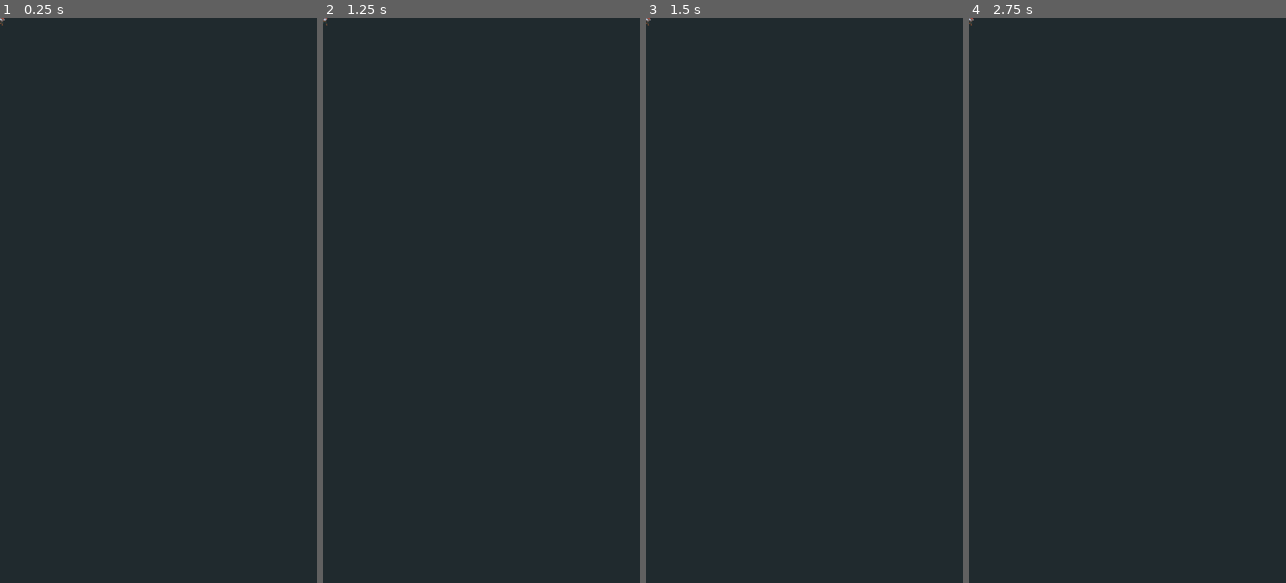
Above: before the commit, frames 1-4 (left to right).
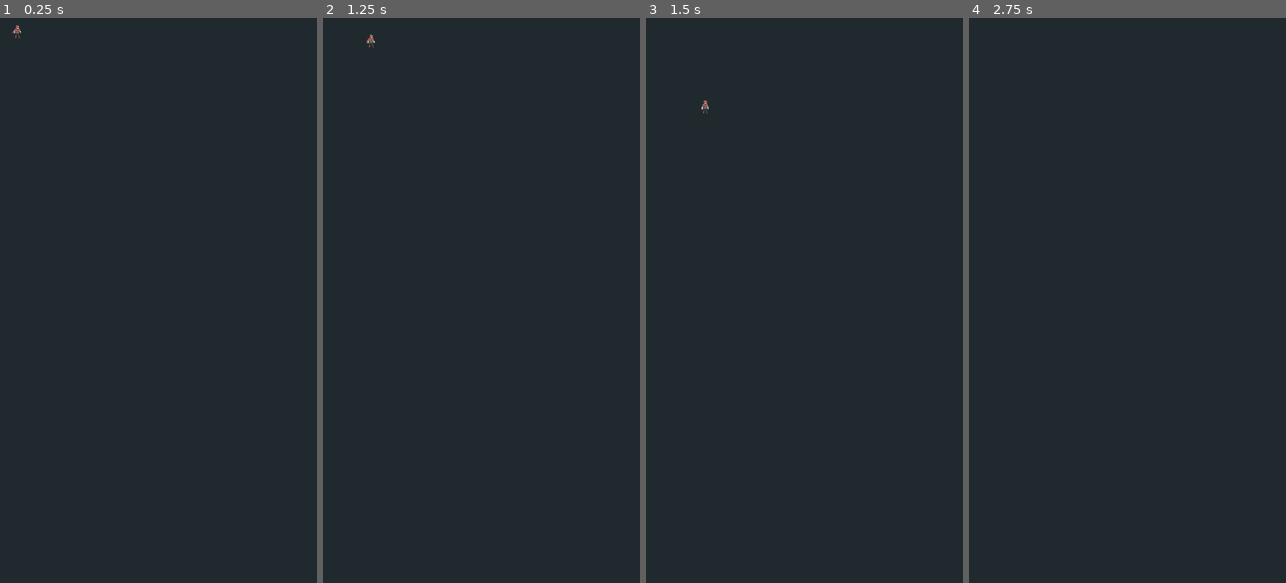
Above: after the commit, the same moments.

Repository: Unreal-Brasil/resgate
Game: Godot game, scene res://scenes/Level_001.tscn
The game is run twice, just before and just after one commit, with the same random seed, the same clock (stepped at 60 frames per second) and the same inputs.
Inputs:
- Up to frame 1 (0.25 s): no input
- Up to frame 2 (1.25 s): tap Enter at 0.5 s; hold Right (ui_right) from 0.53 s (still down); hold Up (ui_up) from 0.53 s (still down)
- Up to frame 3 (1.5 s): keep holding Right (ui_right); tap Space at 1.25 s; release Up (ui_up) at 1.28 s; tap Up (ui_up) at 1.35 s
- Up to frame 4 (2.75 s): tap Up (ui_up) at 1.52, 1.82 s; tap Enter at 2 s; release Right (ui_right) at 2.03 s; hold Left (ui_left) from 2.03 s (still down); hold Up (ui_up) from 2.03 s (still down)

The runs differ from the first frame. In frame 1, less than 0.1% of the frame differs, in the area x 0-7%, y 0-4%; in frame 2, less than 0.1%; in frame 3, less than 0.1%, in the area x 0-20%, y 0-17%; in frame 4, less than 0.1%.

Commit message:
Criação do jogador.

Diff:
--- a/players/Player.gd
+++ b/players/Player.gd
@@ -1,4 +1,11 @@
 extends KinematicBody2D
+
+export (int) var run_speed = 100
+export (int) var jump_speed = -400
+export (int) var gravity = 1200
+
+var velocity = Vector2()
+var jumping = false
 
 # Called when the node enters the scene tree for the first time.
 func _ready() -> void:
@@ -6,6 +13,28 @@
 	pass # Replace with function body.
 
 
-# Called every frame. 'delta' is the elapsed time since the previous frame.
-func _process(delta: float) -> void:
-	pass
+func _physics_process(delta: float) -> void:
+	get_input()
+	velocity.y += gravity * delta
+
+	if(jumping and is_on_floor()):
+		jumping = false
+
+	velocity = move_and_slide(velocity, Vector2(0,-1))
+
+func get_input():
+	velocity.x = 0
+
+	var right = Input.is_action_pressed("ui_right")
+	var left = Input.is_action_pressed("ui_left")
+	var jump = Input.is_action_pressed("ui_up")
+
+	if(jump and is_on_floor()):
+		jumping=true
+		velocity.y = jump_speed
+
+	if(right):
+		velocity.x += run_speed
+
+	if(left):
+		velocity.x -= run_speed
--- /dev/null
+++ b/players/Player.tscn
@@ -0,0 +1,51 @@
+[gd_scene load_steps=18 format=2]
+
+[ext_resource path="res://players/sprites/adventurer-idle-02.png" type="Texture" id=1]
+[ext_resource path="res://players/Player.gd" type="Script" id=2]
+[ext_resource path="res://players/sprites/adventurer-idle-01.png" type="Texture" id=3]
+[ext_resource path="res://players/sprites/adventurer-run-04.png" type="Texture" id=4]
+[ext_resource path="res://players/sprites/adventurer-jump-01.png" type="Texture" id=5]
+[ext_resource path="res://players/sprites/adventurer-run-05.png" type="Texture" id=6]
+[ext_resource path="res://players/sprites/adventurer-jump-02.png" type="Texture" id=7]
+[ext_resource path="res://players/sprites/adventurer-run-01.png" type="Texture" id=8]
+[ext_resource path="res://players/sprites/adventurer-jump-00.png" type="Texture" id=9]
+[ext_resource path="res://players/sprites/adventurer-run-02.png" type="Texture" id=10]
+[ext_resource path="res://players/sprites/adventurer-run-03.png" type="Texture" id=11]
+[ext_resource path="res://players/sprites/adventurer-idle-00.png" type="Texture" id=12]
+[ext_resource path="res://players/sprites/adventurer-run-00.png" type="Texture" id=13]
+[ext_resource path="res://players/sprites/adventurer-jump-03.png" type="Texture" id=14]
+[ext_resource path="res://players/sprites/adventurer-idle-03.png" type="Texture" id=15]
+
+[sub_resource type="SpriteFrames" id=1]
+animations = [ {
+"frames": [ ExtResource( 12 ), ExtResource( 3 ), ExtResource( 1 ), ExtResource( 15 ) ],
+"loop": true,
+"name": "idle",
+"speed": 5.0
+}, {
+"frames": [ ExtResource( 9 ), ExtResource( 5 ), ExtResource( 7 ), ExtResource( 14 ) ],
+"loop": true,
+"name": "jump",
+"speed": 5.0
+}, {
+"frames": [ ExtResource( 13 ), ExtResource( 8 ), ExtResource( 10 ), ExtResource( 11 ), ExtResource( 4 ), ExtResource( 6 ) ],
+"loop": true,
+"name": "run",
+"speed": 5.0
+} ]
+
+[sub_resource type="CapsuleShape2D" id=2]
+height = 7.18989
+
+[node name="Player" type="KinematicBody2D"]
+script = ExtResource( 2 )
+
+[node name="AnimatedSprite" type="AnimatedSprite" parent="."]
+frames = SubResource( 1 )
+animation = "idle"
+frame = 2
+playing = true
+
+[node name="CollisionShape2D" type="CollisionShape2D" parent="."]
+position = Vector2( 0, 3.55848 )
+shape = SubResource( 2 )
--- a/project.godot
+++ b/project.godot
@@ -28,6 +28,36 @@
 window/stretch/mode="2d"
 window/stretch/aspect="keep"
 
+[input]
+
+ui_left={
+"deadzone": 0.5,
+"events": [ Object(InputEventKey,"resource_local_to_scene":false,"resource_name":"","device":0,"alt":false,"shift":false,"control":false,"meta":false,"command":false,"pressed":false,"scancode":16777231,"unicode":0,"echo":false,"script":null)
+, Object(InputEventJoypadButton,"resource_local_to_scene":false,"resource_name":"","device":0,"button_index":14,"pressure":0.0,"pressed":false,"script":null)
+, Object(InputEventKey,"resource_local_to_scene":false,"resource_name":"","device":0,"alt":false,"shift":false,"control":false,"meta":false,"command":false,"pressed":false,"scancode":65,"unicode":0,"echo":false,"script":null)
+ ]
+}
+ui_right={
+"deadzone": 0.5,
+"events": [ Object(InputEventKey,"resource_local_to_scene":false,"resource_name":"","device":0,"alt":false,"shift":false,"control":false,"meta":false,"command":false,"pressed":false,"scancode":16777233,"unicode":0,"echo":false,"script":null)
+, Object(InputEventJoypadButton,"resource_local_to_scene":false,"resource_name":"","device":0,"button_index":15,"pressure":0.0,"pressed":false,"script":null)
+, Object(InputEventKey,"resource_local_to_scene":false,"resource_name":"","device":0,"alt":false,"shift":false,"control":false,"meta":false,"command":false,"pressed":false,"scancode":68,"unicode":0,"echo":false,"script":null)
+ ]
+}
+ui_up={
+"deadzone": 0.5,
+"events": [ Object(InputEventKey,"resource_local_to_scene":false,"resource_name":"","device":0,"alt":false,"shift":false,"control":false,"meta":false,"command":false,"pressed":false,"scancode":16777232,"unicode":0,"echo":false,"script":null)
+, Object(InputEventJoypadButton,"resource_local_to_scene":false,"resource_name":"","device":0,"button_index":12,"pressure":0.0,"pressed":false,"script":null)
+, Object(InputEventKey,"resource_local_to_scene":false,"resource_name":"","device":0,"alt":false,"shift":false,"control":false,"meta":false,"command":false,"pressed":false,"scancode":87,"unicode":0,"echo":false,"script":null)
+ ]
+}
+ui_down={
+"deadzone": 0.5,
+"events": [ Object(InputEventKey,"resource_local_to_scene":false,"resource_name":"","device":0,"alt":false,"shift":false,"control":false,"meta":false,"command":false,"pressed":false,"scancode":16777234,"unicode":0,"echo":false,"script":null)
+, Object(InputEventJoypadButton,"resource_local_to_scene":false,"resource_name":"","device":0,"button_index":13,"pressure":0.0,"pressed":false,"script":null)
+ ]
+}
+
 [rendering]
 
 environment/default_clear_color=Color( 0.129412, 0.168627, 0.184314, 1 )
--- a/scenes/Level_001.tscn
+++ b/scenes/Level_001.tscn
@@ -1,51 +1,18 @@
-[gd_scene load_steps=18 format=2]
+[gd_scene load_steps=3 format=2]
 
-[ext_resource path="res://players/sprites/adventurer-idle-02.png" type="Texture" id=1]
-[ext_resource path="res://players/Player.gd" type="Script" id=2]
-[ext_resource path="res://players/sprites/adventurer-idle-01.png" type="Texture" id=3]
-[ext_resource path="res://players/sprites/adventurer-run-04.png" type="Texture" id=4]
-[ext_resource path="res://players/sprites/adventurer-jump-01.png" type="Texture" id=5]
-[ext_resource path="res://players/sprites/adventurer-run-05.png" type="Texture" id=6]
-[ext_resource path="res://players/sprites/adventurer-jump-02.png" type="Texture" id=7]
-[ext_resource path="res://players/sprites/adventurer-run-01.png" type="Texture" id=8]
-[ext_resource path="res://players/sprites/adventurer-jump-00.png" type="Texture" id=9]
-[ext_resource path="res://players/sprites/adventurer-run-02.png" type="Texture" id=10]
-[ext_resource path="res://players/sprites/adventurer-run-03.png" type="Texture" id=11]
-[ext_resource path="res://players/sprites/adventurer-idle-00.png" type="Texture" id=12]
-[ext_resource path="res://players/sprites/adventurer-run-00.png" type="Texture" id=13]
-[ext_resource path="res://players/sprites/adventurer-jump-03.png" type="Texture" id=14]
-[ext_resource path="res://players/sprites/adventurer-idle-03.png" type="Texture" id=15]
+[ext_resource path="res://players/Player.tscn" type="PackedScene" id=1]
 
-[sub_resource type="CapsuleShape2D" id=1]
-
-[sub_resource type="SpriteFrames" id=2]
-animations = [ {
-"frames": [ ExtResource( 12 ), ExtResource( 3 ), ExtResource( 1 ), ExtResource( 15 ) ],
-"loop": true,
-"name": "idle",
-"speed": 5.0
-}, {
-"frames": [ ExtResource( 9 ), ExtResource( 5 ), ExtResource( 7 ), ExtResource( 14 ) ],
-"loop": true,
-"name": "jump",
-"speed": 5.0
-}, {
-"frames": [ ExtResource( 13 ), ExtResource( 8 ), ExtResource( 10 ), ExtResource( 11 ), ExtResource( 4 ), ExtResource( 6 ) ],
-"loop": true,
-"name": "run",
-"speed": 5.0
-} ]
+[sub_resource type="RectangleShape2D" id=1]
 
 [node name="Node2D" type="Node2D"]
 
-[node name="Player" type="KinematicBody2D" parent="."]
-script = ExtResource( 2 )
+[node name="Player" parent="." instance=ExtResource( 1 )]
+position = Vector2( 39.5899, 26.9203 )
 
-[node name="CollisionShape2D" type="CollisionShape2D" parent="Player"]
+[node name="Sprite" type="Sprite" parent="."]
+
+[node name="StaticBody2D" type="StaticBody2D" parent="Sprite"]
+
+[node name="CollisionShape2D" type="CollisionShape2D" parent="Sprite/StaticBody2D"]
+position = Vector2( 39.5, 55.5 )
 shape = SubResource( 1 )
-
-[node name="AnimatedSprite" type="AnimatedSprite" parent="Player"]
-frames = SubResource( 2 )
-animation = "run"
-frame = 1
-playing = true
